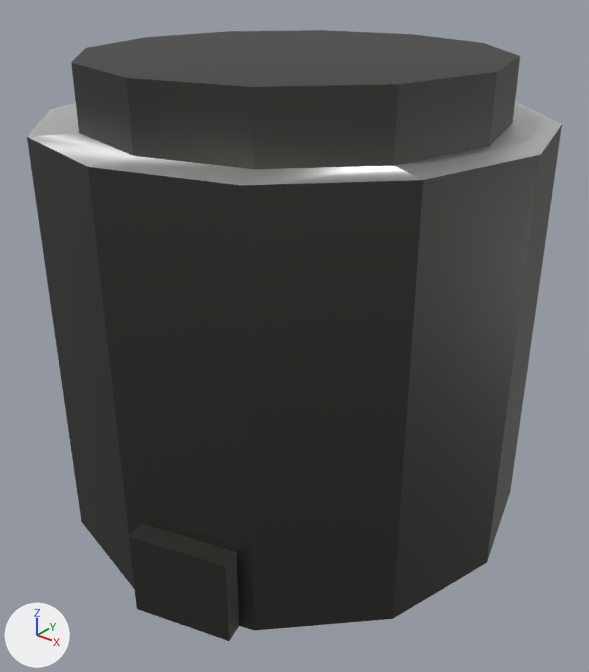
The FBX model Assets/Resources/Meshes/ContainerPart.fbx: old version first, new version second.
Rendered twice from a 50 mm lens placed at (1.082, -7.642, 0.684), pointed at (0.499, -6.913, 0.233). Every picture has the same lights, and +X, +Y and +Z are marked at lower left. Where no turn or scale is listed for an object, it has been applied to the vertices. Vertices at the same position are counted once.

Before the edit, the objects in view are built like this:
```python
me_cylinder_018 = bpy.data.meshes.new('Cylinder.018')
me_cylinder_018.from_pydata(...)  # 56 vertices, 46 faces; spans x -0.3..0.3, y -0.319..0.3, z -0.001..0.571
# faces by material slot: [34, 12]
me_cylinder_018.materials.append(mat_unitframematerial)  # picture img_paletteunits_png
me_cylinder_018.materials.append(mat_playercolor)  # white #e7e7e7
ob_containerpart = bpy.data.objects.new('ContainerPart', me_cylinder_018)
ob_containerpart.location = (0.48, -6.887, 0.0)
```
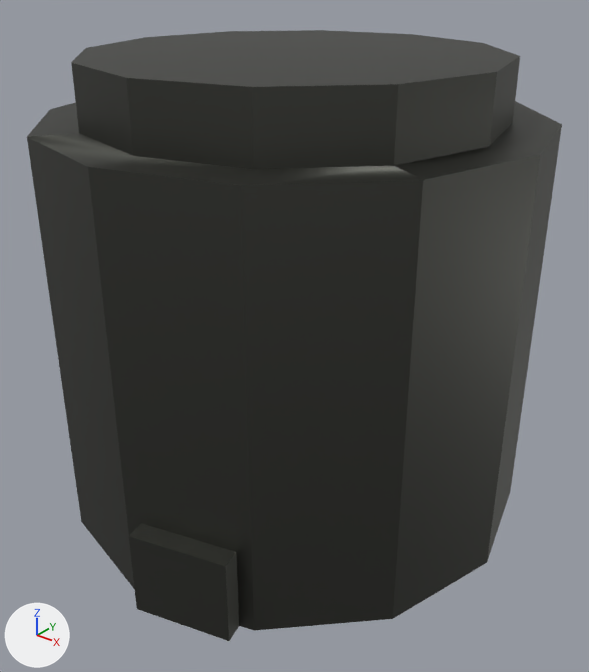
The newer file is also turned or shifted as a whole; pictures and numbers use the older file's frame.

Boxes (x1, y1, x2, y2) around the edits, measured in the pictures (589 x 672 px):
part 1 of me_cylinder_018, recoloured
    both: (27, 101, 562, 185)

The edits, one by one:
me_cylinder_018 has 56 vertices, 46 faces and spans x -0.3..0.3, y -0.319..0.3, z -0.001..0.571.
me_cylinder_018 is used by ob_containerpart; location (0.48, -6.887, 0.0).
me_cylinder_018 part 1: all 12 faces that had it switch from mat_playercolor (white #e7e7e7) to mat_unitframematerial (picture img_paletteunits_png).
